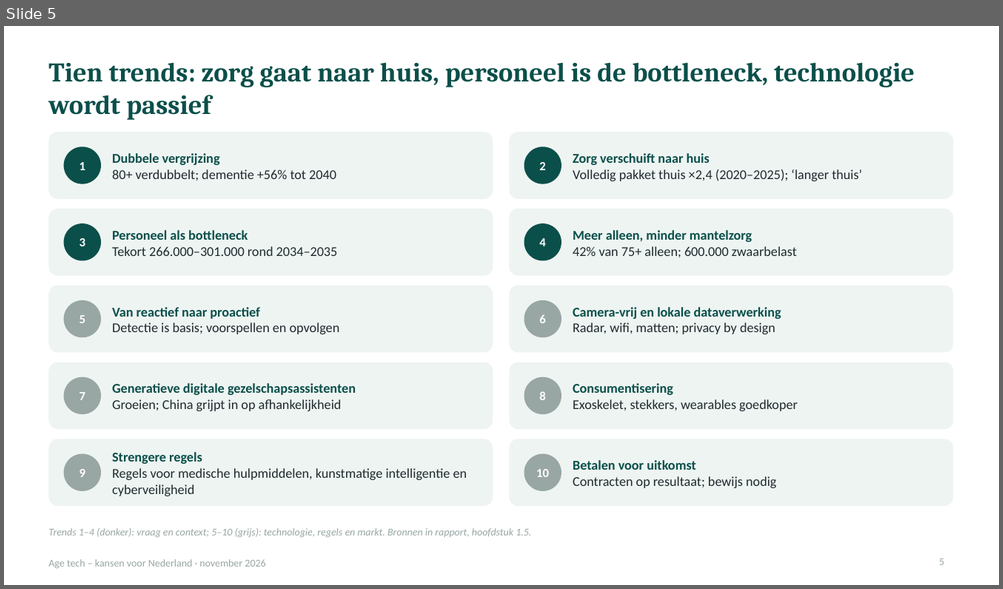
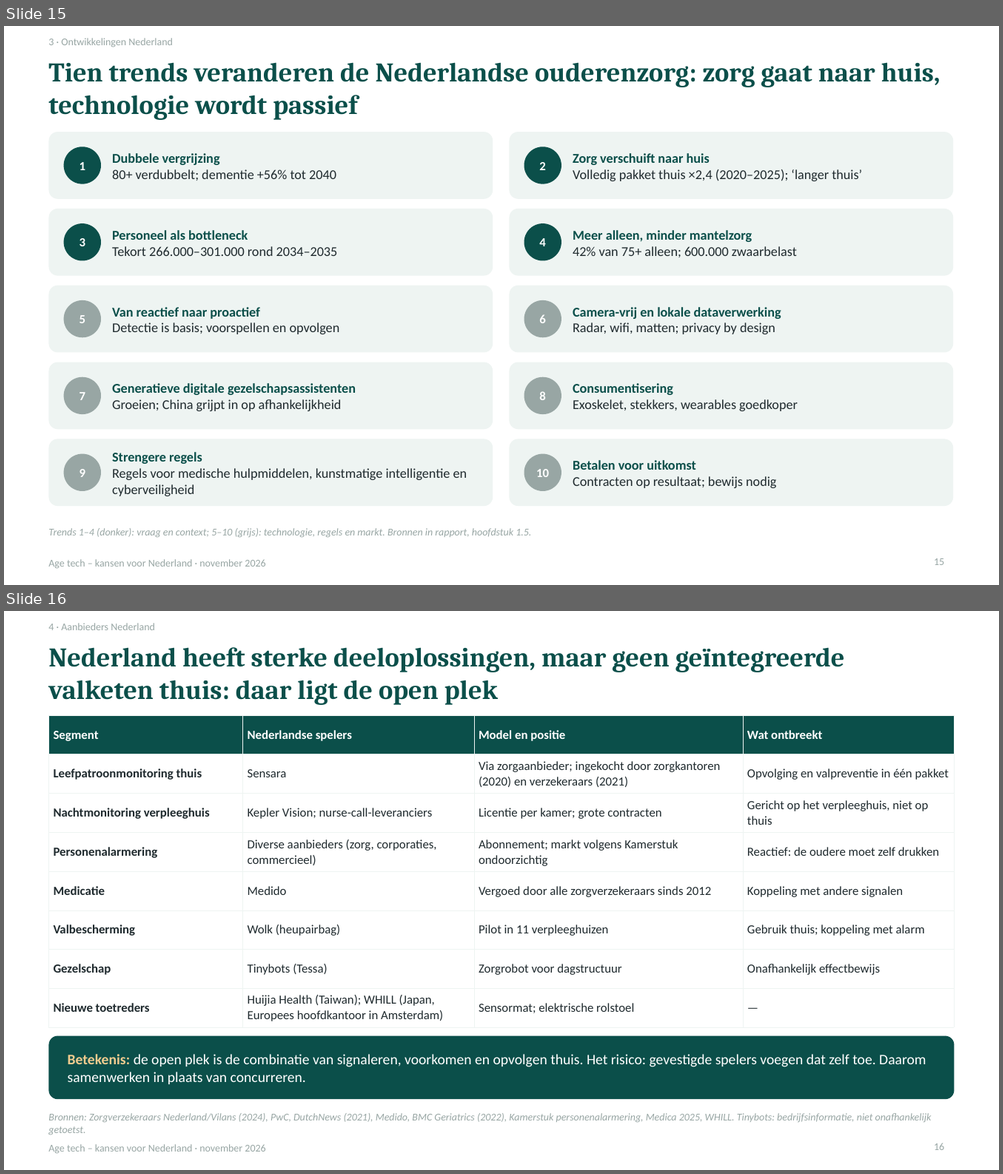
Before and after one commit to robruijn/Four-Seasons-Rome-2026, a slide deck: AgeTech_kansen_Nederland.pptx. Shown one above the other, each under a label of ours: slide 5 before the commit, slides 15 and 16 after it. The pictures are 1003x589 and 1003x1174 pixels, drawn with LibreOffice and Linux fonts; fonts in the diff are those of the drawing. Boxes give left, top, right and bottom in pixels: in the first picture for what was removed or moved away, otherwise in the second. Text is boxed around its words. In the diff, an @@ line names an element or a change of style, - is before the commit and + after.

```diff
--- a/AgeTech_kansen_Nederland.pptx
+++ b/AgeTech_kansen_Nederland.pptx
@@ slide 16 added at [4,611,999,1170], background #FFFFFF; not listed: 1 template element that a slide beside it also shows @@
@@ text added at [48,623,155,630], 10 pt, text #98A6A4 @@
+4 · Aanbieders Nederland
@@ title added at [48,647,845,705], 26 pt, text #0B4F4A, bold @@
+Nederland heeft sterke deeloplossingen, maar geen geïntegreerde valketen thuis: daar ligt de open plek
@@ table added at [48,715,954,1025], 8 rows, 4 columns @@
+Segment | Nederlandse spelers | Model en positie | Wat ontbreekt
+Leefpatroonmonitoring thuis | Sensara | Via zorgaanbieder; ingekocht door zorgkantoren (2020) en verzekeraars (2021) | Opvolging en valpreventie in één pakket
+Nachtmonitoring verpleeghuis | Kepler Vision; nurse-call-leveranciers | Licentie per kamer; grote contracten | Gericht op het verpleeghuis, niet op thuis
+Personenalarmering | Diverse aanbieders (zorg, corporaties, commercieel) | Abonnement; markt volgens Kamerstuk ondoorzichtig | Reactief: de oudere moet zelf drukken
+Medicatie | Medido | Vergoed door alle zorgverzekeraars sinds 2012 | Koppeling met andere signalen
+Valbescherming | Wolk (heupairbag) | Pilot in 11 verpleeghuizen | Gebruik thuis; koppeling met alarm
+Gezelschap | Tinybots (Tessa) | Zorgrobot voor dagstructuur | Onafhankelijk effectbewijs
+Nieuwe toetreders | Huijia Health (Taiwan); WHILL (Japan, Europees hoofdkantoor in Amsterdam) | Sensormat; elektrische rolstoel | —
@@ rounded rectangle added at [48,1037,954,1099], fill #0B4F4A @@
@@ text added at [68,1054,925,1085], 14 pt, text #FFFFFF @@
+Betekenis: de open plek is de combinatie van signaleren, voorkomen en opvolgen thuis. Het risico: gevestigde spelers voegen dat zelf toe. Daarom samenwerken in plaats van concurreren.
@@ text added at [48,1113,931,1135], 10 pt, text #98A6A4, italic @@
+Bronnen: Zorgverzekeraars Nederland/Vilans (2024), PwC, DutchNews (2021), Medido, BMC Geriatrics (2022), Kamerstuk personenalarmering, Medica 2025, WHILL. Tinybots: bedrijfsinformatie, niet onafhankelijk getoetst.
@@ page number added at [933,1143,944,1150], 10 pt, text #98A6A4 @@
+16
@@ what was slide 5 is now slide 15 @@
@@ slide 15 changed as well @@
@@ text added at [48,38,173,47], 10 pt, text #98A6A4 @@
+3 · Ontwikkelingen Nederland
@@ title at [48,62,940,120]: text changed @@
-Tien trends: zorg gaat naar huis, personeel is de bottleneck, technologie wordt passief
+Tien trends veranderen de Nederlandse ouderenzorg: zorg gaat naar huis, technologie wordt passief
@@ page number at [933,559,944,565]: text changed @@
-5
+15
```
Also in this commit, not shown: 45 other slides changed, 3 other slides added.
